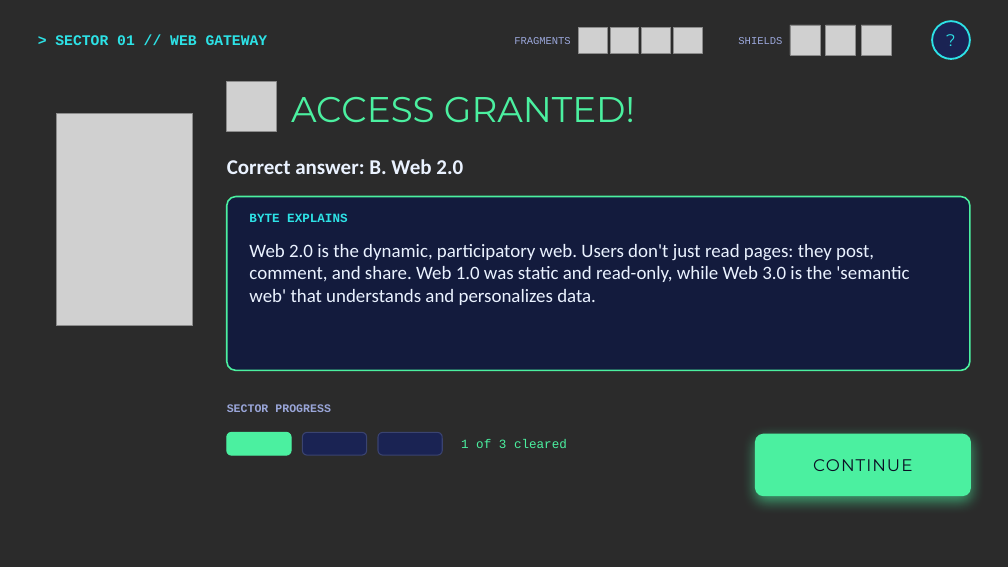
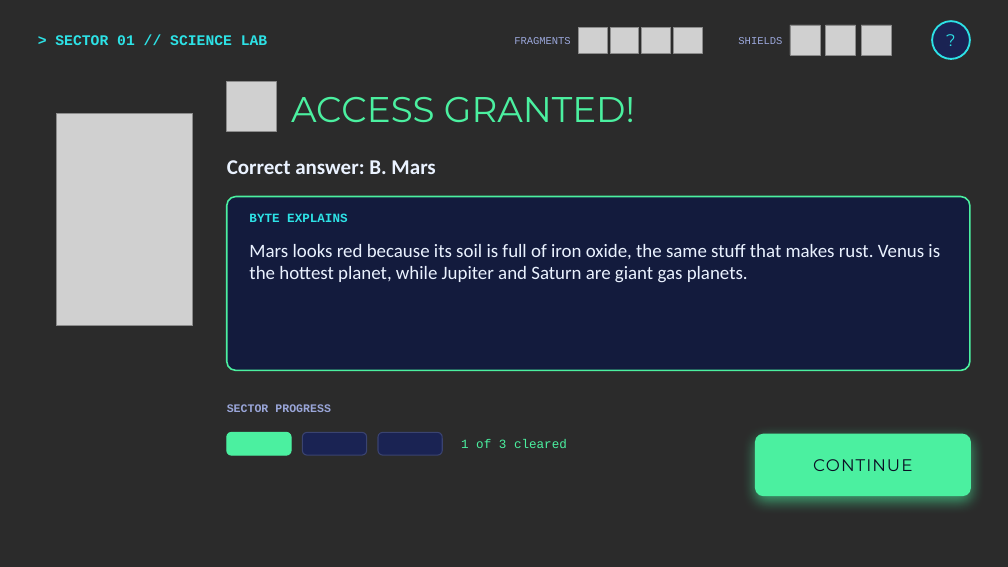
Before and after one commit to ashton212123/ashton212123, a slide deck: slide 13 of gamecraft-ctrl-escape/CTRL-ESCAPE_Game.pptx. Drawn at 1008x567 pixels with LibreOffice and Linux fonts; fonts in the diff are those of the drawing; grey boxes stand for pictures; background and template pictures are left out; a plain dark background stands for a picture behind light text. Boxes give left, top, right and bottom in pixels: in the first picture for what was removed or moved away, otherwise in the second. Text is boxed around its words. In the diff, an @@ line names an element or a change of style, - is before the commit and + after.

```diff
--- a/gamecraft-ctrl-escape/CTRL-ESCAPE_Game.pptx
+++ b/gamecraft-ctrl-escape/CTRL-ESCAPE_Game.pptx
@@ text at <box>55,35,267,45</box>: text changed @@
-> SECTOR 01 // WEB GATEWAY
+> SECTOR 01 // SCIENCE LAB
@@ text at <box>227,160,435,174</box>: text changed @@
-Correct answer: B. Web 2.0
+Correct answer: B. Mars
@@ text at <box>249,244,940,283</box>: text changed @@
-Web 2.0 is the dynamic, participatory web. Users don't just read pages: they post, comment, and share. Web 1.0 was static and read-only, while Web 3.0 is the 'semantic web' that understands and personalizes data.
+Mars looks red because its soil is full of iron oxide, the same stuff that makes rust. Venus is the hottest planet, while Jupiter and Saturn are giant gas planets.
```
Also in this commit, not shown: 111 other slides changed, 6 slides added, 6 slides removed, 6 other files.
